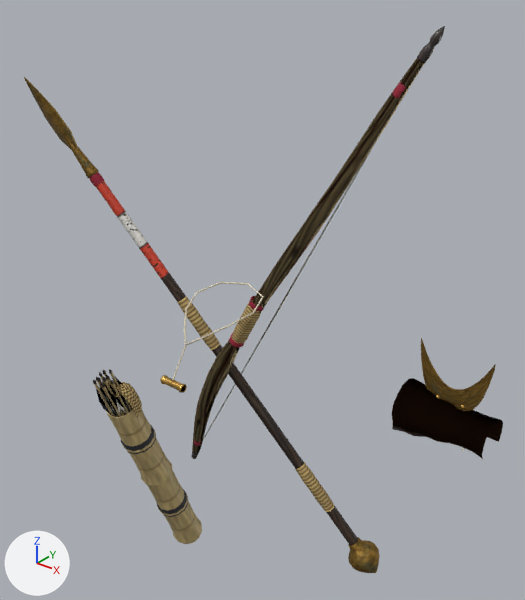
Renders of the glTF model public/models/armory/stowkit.glb from each side of a commit.
Rendered twice from a camera (50 mm lens) standing at (0.941, -1.004, 2.188) and looking at (-0.011, 0.186, 1.45). Arrows for +X, +Y and +Z are at lower left; the lights stay in place. The picture after the commit comes second. Vertices at exactly the same position are counted once.

The scene before the commit, as lines of its bpy script (objects in view):
```python
me_stowkit = bpy.data.meshes.new('StowKit')
me_stowkit.from_pydata(...)  # 2041 vertices, 3119 faces; spans x -0.598..0.608, y -0.132..0.373, z 0.589..2.059
me_stowkit.materials.append(mat_mi_armory_atlas)
ob_stowkit = bpy.data.objects.new('StowKit', me_stowkit)
ob_stowkit.location = (0.0, 0.0, 0.0)
```
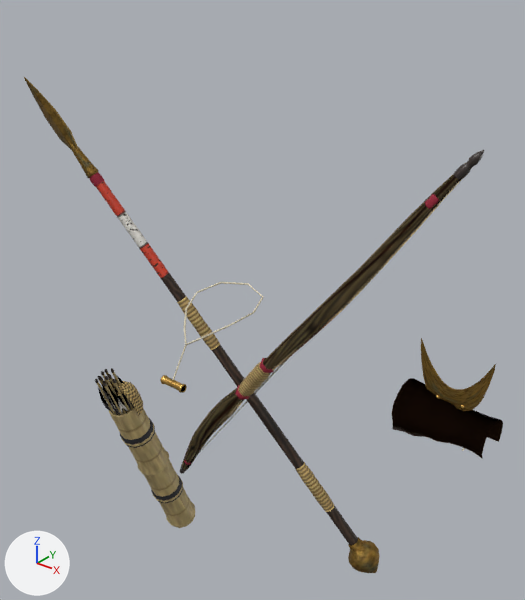
The change, as a list of edits to the scene's bpy script:
```text
Change me_stowkit:
    used by ob_stowkit; location = (0.0, 0.0, 0.0)
    remove me_stowkit.from_pydata(...)  # 2041 vertices, 3119 faces; spans x -0.598..0.608, y -0.132..0.373, z 0.589..2.059
    add me_stowkit.from_pydata(...)  # 2041 vertices, 3119 faces; spans x -0.598..0.608, y -0.132..0.373, z 0.636..1.915
    me_stowkit part 1: the loose piece of 114 vertices spanning x -0.371..0.31, y 0.141..0.296, z 0.772..2.028 is turned 8 degrees about the y axis through its middle, then moved by (0.01, 0.017, -0.16)
    me_stowkit part 2: the loose piece of 66 vertices spanning x -0.081..0.021, y 0.132..0.171, z 1.326..1.474 is turned 8 degrees about the y axis through its middle, then moved by (0.01, 0.017, -0.16)
    me_stowkit part 3: the loose piece of 30 vertices spanning x 0.247..0.275, y 0.251..0.274, z 1.927..1.958 is turned 8 degrees about the y axis through its middle, then moved by (0.083, 0.017, -0.206)
    me_stowkit part 4: the loose piece of 48 vertices spanning x 0.28..0.321, y 0.273..0.303, z 1.994..2.059 is turned 8 degrees about the y axis through its middle, then moved by (0.094, 0.017, -0.212)
    me_stowkit part 5: the loose piece of 30 vertices spanning x -0.335..-0.307, y 0.251..0.274, z 0.842..0.873 is turned 8 degrees about the y axis through its middle, then moved by (-0.063, 0.017, -0.114)
    me_stowkit part 6: the loose piece of 48 vertices spanning x -0.381..-0.34, y 0.273..0.303, z 0.741..0.806 is turned 8 degrees about the y axis through its middle, then moved by (-0.074, 0.017, -0.108)
    me_stowkit part 7: the loose piece of 15 vertices spanning x -0.365..0.306, y 0.287..0.292, z 0.77..2.03 is scaled about its middle by (1.25, 0.986, 0.916), then moved by (0.01, 0.017, -0.16)
    me_stowkit part 8: the loose piece of 48 vertices spanning x -0.32..-0.232, y 0.058..0.15, z 0.734..0.792 is moved by (-0.01, -0.007, 0.049)
    me_stowkit part 9: the loose piece of 48 vertices spanning x -0.32..-0.232, y -0.044..0.048, z 1.016..1.074 is moved by (-0.01, 0.007, 0.011)
    me_stowkit part 10: all 73 vertices in x -0.321..-0.231, y 0.098..0.201, z 0.589..0.692 are moved by (-0.01, -0.014, 0.068)
    me_stowkit part 11: 60 of the vertices in x -0.321..-0.231, y 0.047..0.149, z 0.736..0.833 are moved by (-0.01, -0.007, 0.049)
    me_stowkit part 12: 60 of the vertices in x -0.321..-0.231, y -0.005..0.098, z 0.877..0.974 are moved by (-0.01, 0.0, 0.03)
    me_stowkit part 13: 60 of the vertices in x -0.321..-0.231, y -0.056..0.046, z 1.018..1.115 are moved by (-0.01, 0.007, 0.011)
    other edits to the shape of me_stowkit do not show in these pictures
```

Pixel boxes [x1, y1, x2, y2] of what changed, in the pictures (525 x 600 px; the box of a moved part takes in the faces that stretch with it):
'StowKit', reshaped (9% shorter)
    before: [24, 26, 503, 573]
    after: [24, 77, 503, 573]
part 1 of me_stowkit, moved or reshaped
    before: [192, 47, 434, 454]
    after: [181, 163, 471, 470]
part 2 of me_stowkit, moved or reshaped
    before: [229, 296, 264, 347]
    after: [235, 358, 274, 399]
part 3 of me_stowkit, moved or reshaped
    before: [392, 83, 406, 98]
    after: [425, 194, 439, 209]
part 4 of me_stowkit, moved or reshaped
    before: [417, 26, 445, 62]
    after: [453, 150, 484, 180]
part 5 of me_stowkit, moved or reshaped
    before: [194, 440, 201, 446]
    after: [184, 460, 191, 465]
part 6 of me_stowkit, moved or reshaped
    before: [192, 451, 198, 459]
    after: [180, 467, 187, 474]
part 7 of me_stowkit, moved or reshaped
    before: [203, 139, 378, 440]
    after: [198, 356, 291, 454]
part 8 of me_stowkit, moved or reshaped
    before: [157, 488, 188, 517]
    after: [151, 476, 183, 503]
part 9 of me_stowkit, moved or reshaped
    before: [121, 423, 156, 454]
    after: [120, 417, 155, 448]
part 10 of me_stowkit, moved or reshaped
    before: [169, 513, 202, 544]
    after: [163, 496, 195, 528]
part 11 of me_stowkit, moved or reshaped
    before: [154, 484, 194, 530]
    after: [149, 470, 187, 513]
part 12 of me_stowkit, moved or reshaped
    before: [136, 452, 179, 501]
    after: [133, 442, 174, 487]
part 13 of me_stowkit, moved or reshaped
    before: [108, 411, 163, 470]
    after: [110, 409, 160, 459]
